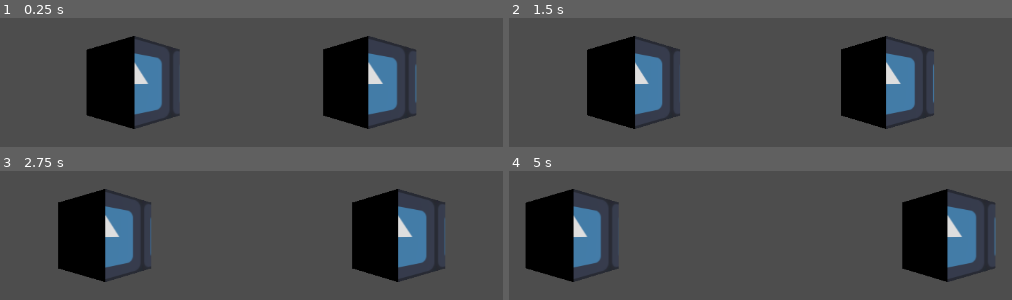
Above: before the commit, frames 1-4 (two rows, left to right).
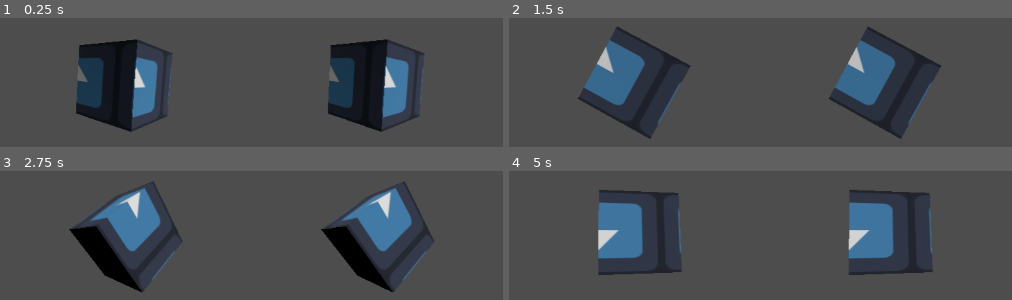
Above: after the commit, the same moments.

Repository: dairycultist/Metaverse
Game: Godot game, scene res://scene.tscn
Two runs of this game, one before a commit and one after it. Both use one fixed random seed, a clock stepped at 60 frames per second and the inputs below. The engine's default icon, where the game draws it, is replaced by a stand-in: a white triangle on a blue panel in a dark square.
Inputs:
- Up to frame 1 (0.25 s): no input
- Up to frame 2 (1.5 s): no input
- Up to frame 3 (2.75 s): no input
- Up to frame 4 (5 s): no input

The runs differ from the first frame. In frame 1, 17% of the frame differs, in the area x 15-85%, y 13-89%; in frame 2, 20%; in frame 3, 20%; in frame 4, 34%, in the area x 3-97%, y 13-87%.

Commit message:
Everything test

Diff:
--- a/binocular_camera.gd
+++ b/binocular_camera.gd
@@ -6,21 +6,13 @@
 @onready var left_container = $LeftEyeContainer
 @onready var right_container = $RightEyeContainer
 
+# need to allow adjustment ingame via navigatable pause scene (black void like with quest)
+@export_group("Camera Settings")
 @export_range(40, 80) var ipd_mm : int = 62
 @export_range(90, 120) var FOV : int = 110
-@export_range(0.0, 0.2, 0.01) var re_aspect : float = 0.0
-
-# need to allow adjustment of FOV and IPD ingame via
-# navigatable pause scene (black void like with quest)
+@export_range(0.0, 0.2, 0.01) var re_aspect : float = 0.0 # adjust simulated screen aspect ratio
 
 func _ready() -> void:
-
-	apply_camera_settings()
-
-func _process(delta: float) -> void:
-
-	# for testing
-	re_aspect = (sin(Time.get_ticks_msec() * 0.0005) + 1.0) / 10
 
 	apply_camera_settings()
 
--- a/scene.tscn
+++ b/scene.tscn
@@ -1,6 +1,7 @@
-[gd_scene load_steps=5 format=3 uid="uid://ucbmkqy0jydj"]
+[gd_scene load_steps=6 format=3 uid="uid://ucbmkqy0jydj"]
 
 [ext_resource type="Texture2D" uid="uid://b8qns5bn3y57k" path="res://icon.svg" id="1_ulcgi"]
+[ext_resource type="Script" uid="uid://s6m7t13ai445" path="res://test_animate.gd" id="2_3253y"]
 [ext_resource type="Script" uid="uid://buipenoqnayc" path="res://binocular_camera.gd" id="2_nxogm"]
 
 [sub_resource type="StandardMaterial3D" id="StandardMaterial3D_nxogm"]
@@ -16,12 +17,14 @@
 transform = Transform3D(0.707107, 0, 0.707107, 0, 1, 0, -0.707107, 0, 0.707107, 0, 0, -2.3926)
 material_override = SubResource("StandardMaterial3D_nxogm")
 mesh = SubResource("BoxMesh_drvgu")
+script = ExtResource("2_3253y")
 
 [node name="Sun" type="DirectionalLight3D" parent="."]
 transform = Transform3D(0.557163, -0.647535, 0.519872, 0.165201, 0.699968, 0.694805, -0.813804, -0.301237, 0.49697, 0, 0, 0)
 
 [node name="BinocularCamera" type="Node3D" parent="."]
 script = ExtResource("2_nxogm")
+re_aspect = 0.18
 
 [node name="LeftEyeContainer" type="SubViewportContainer" parent="BinocularCamera"]
 anchors_preset = -1
--- /dev/null
+++ b/test_animate.gd
@@ -0,0 +1,6 @@
+extends MeshInstance3D
+
+func _process(delta: float) -> void:
+
+	rotation.y += delta / 2
+	rotation.x += delta / 3
Not shown, added: test_animate.gd.uid
Not shown, changed: build/Metaverse.apk
Not shown, changed: build/Metaverse.apk.idsig
